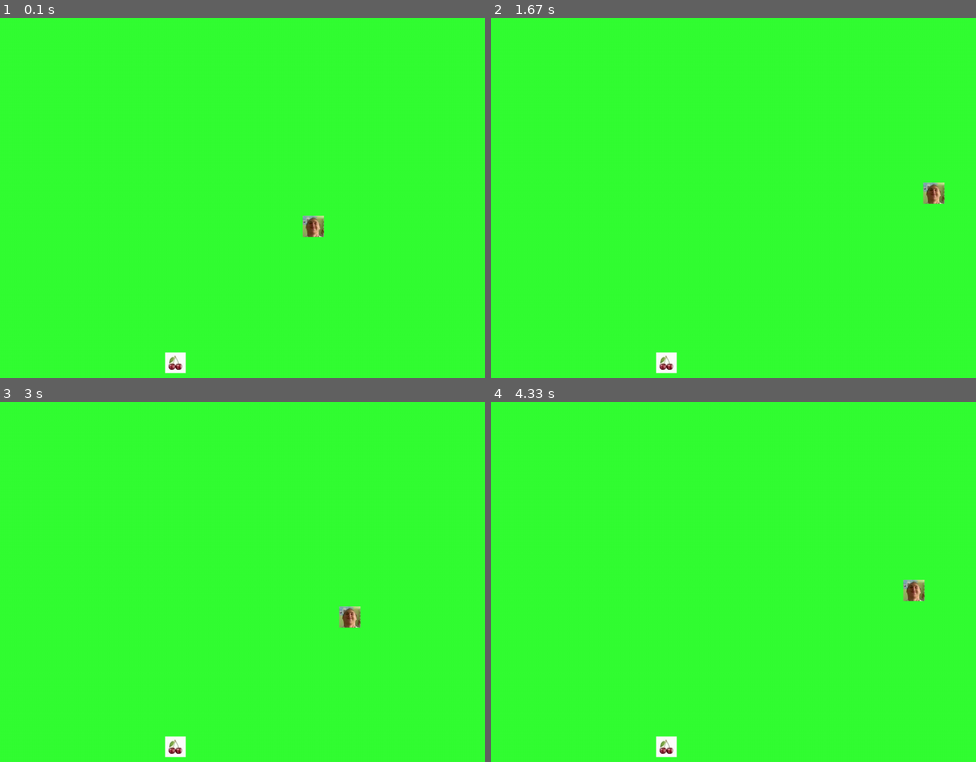
Above: before the commit, frames 1-4 (two rows, left to right).
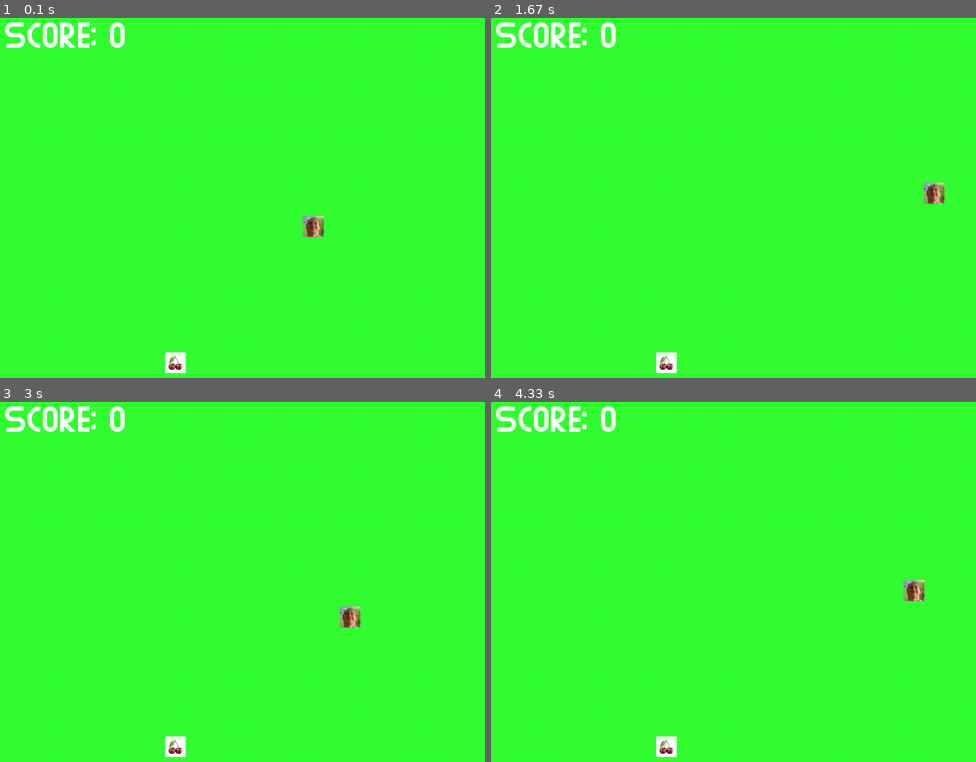
Above: after the commit, the same moments.

Repository: Shaban245/Snake_pygame
Game: pygame game, started from main.py
Two runs of this game, one before a commit and one after it. Both use one fixed random seed, a clock stepped at 60 frames per second and the inputs below.
Inputs:
- Up to frame 1 (0.1 s): no input
- Up to frame 2 (1.67 s): hold D 0.33-0.8 s; hold W 0.83-1.13 s; hold D 1.17-1.63 s
- Up to frame 3 (3 s): hold A 1.67-2.2 s; hold S 2.23-2.53 s; hold A 2.57-2.97 s
- Up to frame 4 (4.33 s): hold W 3-3.37 s; hold D 3.4-4.03 s; hold S from 4.07 s (still down)

The runs differ from the first frame. In frame 1, 0.9% of the frame differs, in the area x 0-26%, y 1-9%; in frame 2, 0.9%; in frame 3, 0.9%; in frame 4, 0.9%.

Commit message:
Update: class Game add  Score

Diff:
--- a/src/Game.py
+++ b/src/Game.py
@@ -3,6 +3,7 @@
 from src.Snake import Snake
 from src.chery import Chery
 from src.constants import FPS
+from src.score import Score
 
 
 class Game:
@@ -11,6 +12,7 @@
         self.snake = Snake()
         self.field = Field()
         self.chery = Chery()
+        self.score = Score()
         self.clock = pygame.time.Clock()
         self.fps = FPS
         self.screen = pygame.display.set_mode((self.field.width, self.field.heigth))
@@ -21,6 +23,7 @@
         self.blit_chery(game)
         self.blit_snake(game)
         self.clock_tick(game)
+        self.blit_score(game)
 
     def blit_snake(self, game) -> None:
         game.screen.blit(game.snake.image, (game.snake.x_position, game.snake.y_position))
@@ -31,6 +34,10 @@
     def blit_chery(self, game) -> None:
         game.screen.blit(game.chery.image, (game.chery.x_cor, game.chery.y_cor))
 
+    def blit_score(self, game) -> None:
+        game.screen.blit(game.score.text, (game.score.x_cor, game.score.y_cor))
+
     def eat_chery(self, game) -> None:
         if self.snake.rect_snake.colliderect(self.chery.rect_chery):
             game.chery.generate_new_position()
+            game.score.update_score()
--- a/src/constants.py
+++ b/src/constants.py
@@ -28,3 +28,4 @@
 
 score_x_cor = 50
 score_y_cor = 50
+size_font = 50
--- a/src/score.py
+++ b/src/score.py
@@ -1,12 +1,12 @@
 import pygame
-import resource
+import resourse
 from src import constants
 
 
 class Score:
 
     def __init__(self):
-        self.font = pygame.font.Font('resourse/RishaNeo.ttf')
+        self.font = pygame.font.Font('resourse/RishaNeo.ttf', constants.size_font)
         self.score = 0
         self.text = self.font.render(f'Score: {self.score}', True, 'White')
         self.x_cor = constants.score_x_cor
@@ -15,3 +15,4 @@
 
     def update_score(self) -> None:
         self.score += 1
+        self.text = self.font.render(f'Score: {self.score}', True, 'White')
